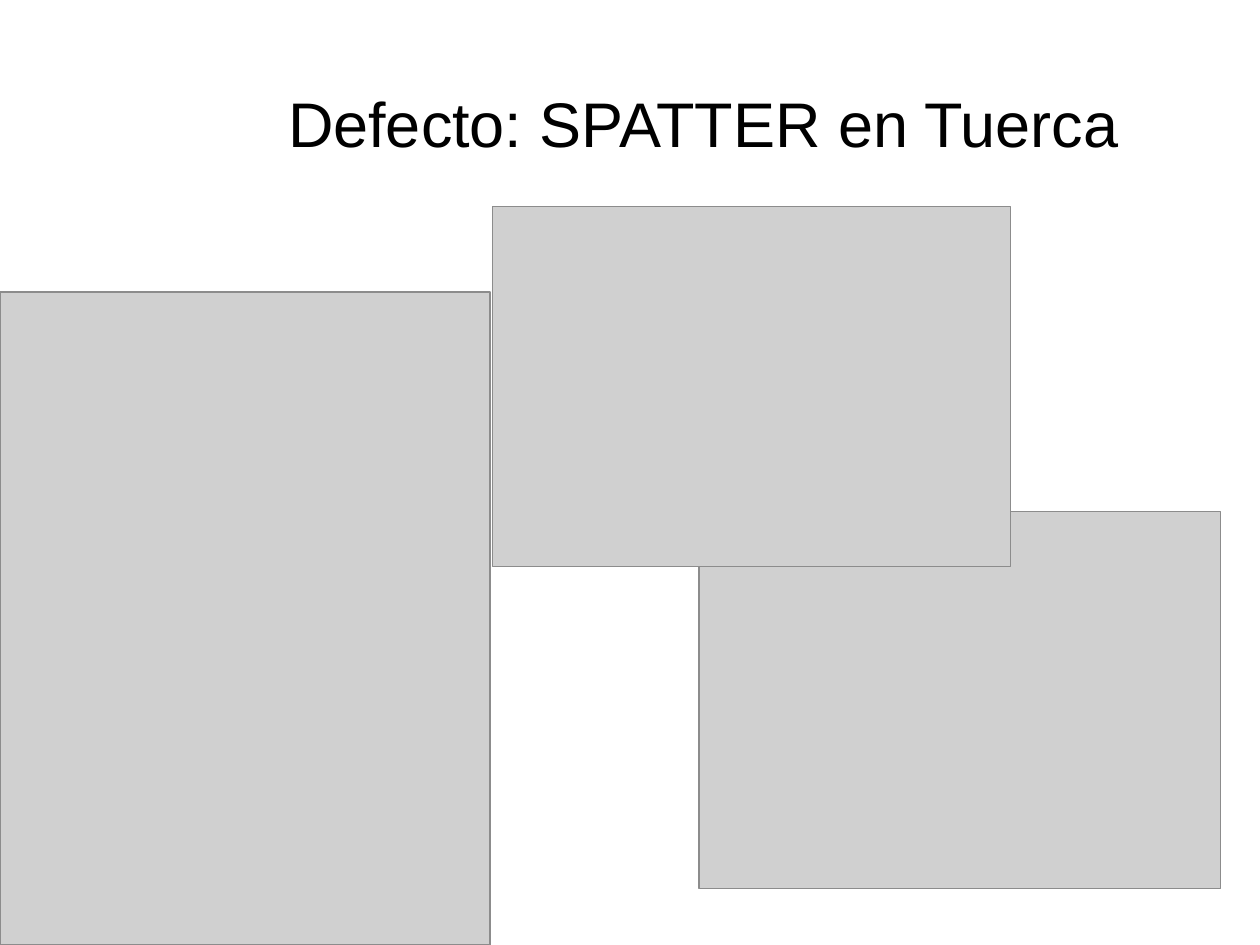
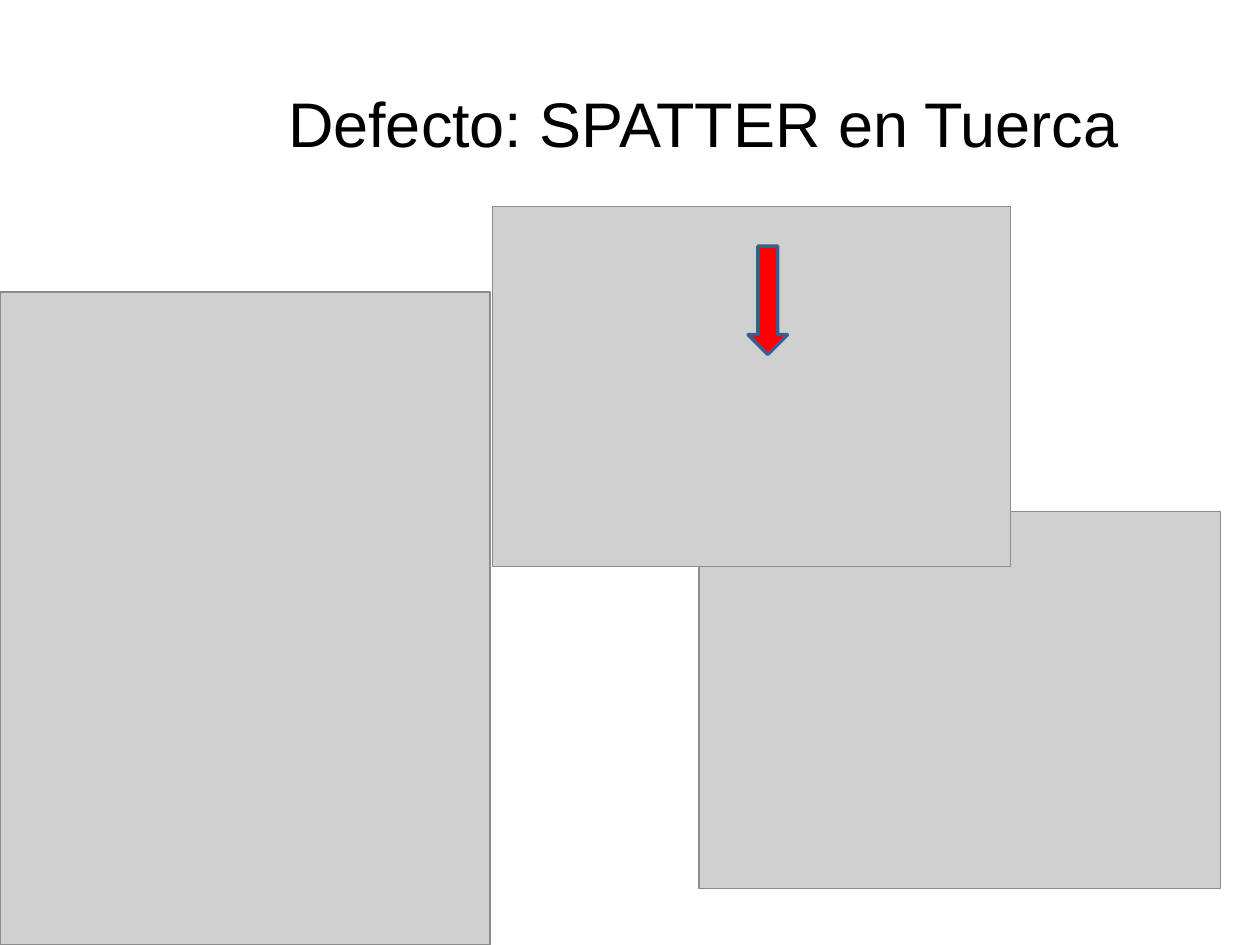
Before and after one commit to NinoMolina/gestiondecalidad, a slide deck: slide 19 of Gestion de la calidad TP1.pptx. Drawn at 1260x945 pixels with LibreOffice and Linux fonts; fonts in the diff are those of the drawing; grey boxes stand for pictures; background and template pictures are left out. Boxes give left, top, right and bottom in pixels: in the first picture for what was removed or moved away, otherwise in the second. Text is boxed around its words. In the diff, an @@ line names an element or a change of style, - is before the commit and + after.

```diff
--- a/Gestion de la calidad TP1.pptx
+++ b/Gestion de la calidad TP1.pptx
@@ right arrow added at (x1=748, y1=246, x2=787, y2=355), fill #FF0000, outline #3A5F8C 2 pt @@
```
Also in this commit, not shown: 5 other slides changed.
